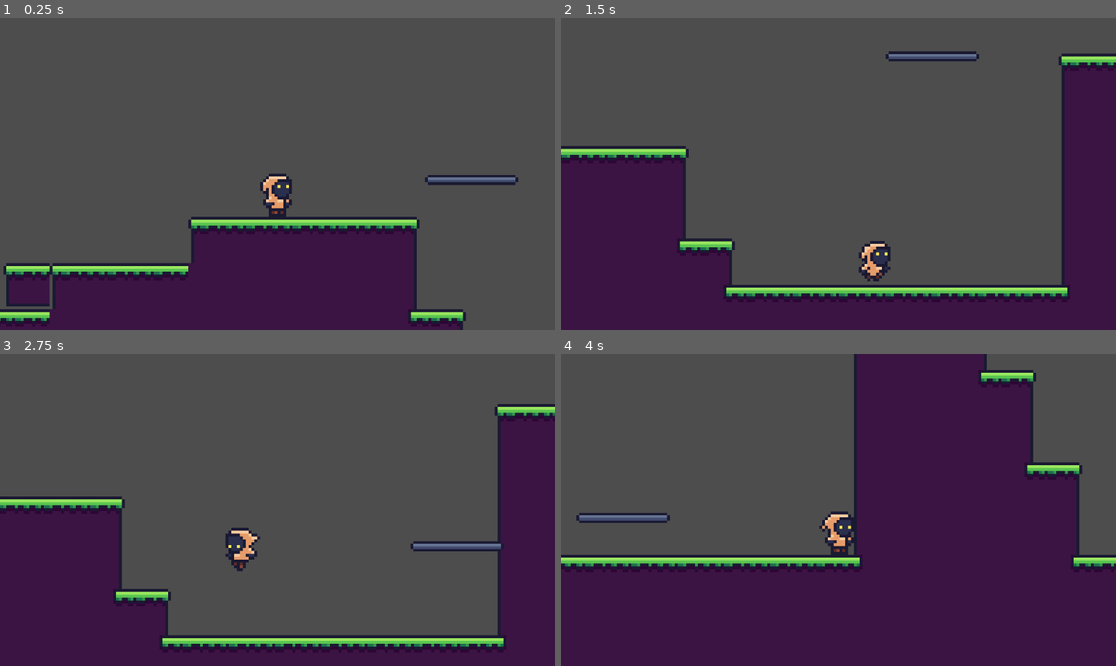
Above: before the commit, frames 1-4 (two rows, left to right).
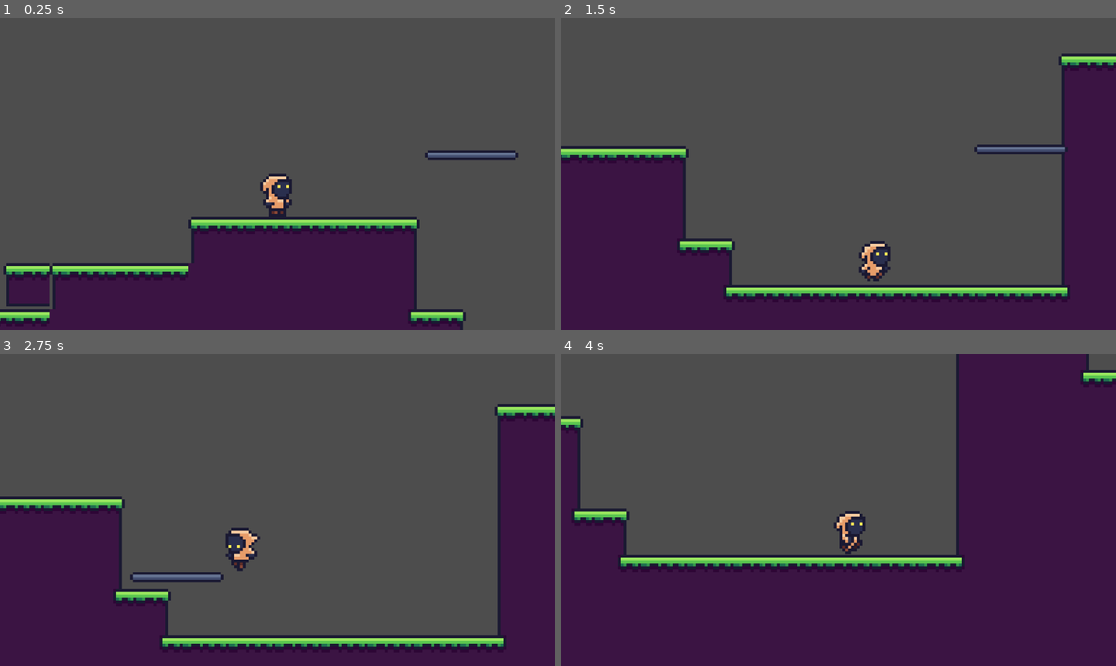
Above: after the commit, the same moments.

Repository: DomJF45/godot-tutorial
Game: Godot game, scene res://Assets/Scenes/Areas/area_1.tscn
The game is run twice, just before and just after one commit, with the same random seed, the same clock (stepped at 60 frames per second) and the same inputs.
Inputs:
- Up to frame 1 (0.25 s): no input
- Up to frame 2 (1.5 s): hold Shift (sprint, bound only after the commit) 0.53-1.28 s; hold D (move_right) from 0.53 s (still down); tap Space (jump) at 0.77, 0.8, 1.07, 1.35 s
- Up to frame 3 (2.75 s): tap Space (jump) at 1.52, 1.82, 2.3 s; tap Shift (sprint, bound only after the commit) at 1.55 s; release D (move_right) at 2.03 s; hold A (move_left) from 2.03 s (still down); hold Shift (sprint, bound only after the commit) from 2.03 s (still down)
- Up to frame 4 (4 s): release A (move_left) at 2.78 s; release Shift (sprint, bound only after the commit) at 2.78 s; hold D (move_right) from 2.78 s (still down); tap Shift (sprint, bound only after the commit) at 2.85 s; tap Space (jump) at 3.02, 3.32 s; hold Space (jump) from 3.53 s (still down)

The runs differ from the first frame. In frame 1, 1.0% of the frame differs, in the area x 76-94%, y 42-54%; in frame 2, 1.0%; in frame 3, 1.0%; in frame 4, 26%, in the area x 0-100%, y 0-70%.

Commit message:
add wall jump

Diff:
--- a/Assets/Scenes/Areas/area_1.tscn
+++ b/Assets/Scenes/Areas/area_1.tscn
@@ -342,17 +342,17 @@
 }
 point_count = 2
 
+[sub_resource type="Curve2D" id="Curve2D_7fk0h"]
+resource_local_to_scene = true
+_data = {
+"points": PackedVector2Array(0, 0, 0, 0, 0, 0, 0, 0, 0, 0, 0, -143)
+}
+point_count = 2
+
 [sub_resource type="Curve2D" id="Curve2D_8wi1m"]
 resource_local_to_scene = true
 _data = {
 "points": PackedVector2Array(0, 0, 0, 0, 0, 0, 0, 0, 0, 0, 129, 0)
-}
-point_count = 2
-
-[sub_resource type="Curve2D" id="Curve2D_7fk0h"]
-resource_local_to_scene = true
-_data = {
-"points": PackedVector2Array(0, 0, 0, 0, 0, 0, 0, 0, 0, 0, 0, -143)
 }
 point_count = 2
 
@@ -370,26 +370,30 @@
 [node name="Player" parent="." instance=ExtResource("2_8wi1m")]
 position = Vector2(511, -31)
 
-[node name="MovingPlatformLarge" parent="." instance=ExtResource("3_8wi1m")]
+[node name="MovingPlatforms" type="Node2D" parent="."]
 position = Vector2(652.763, -11.4388)
 scale = Vector2(1.01031, 0.852519)
+
+[node name="MovingPlatformLarge" parent="MovingPlatforms" instance=ExtResource("3_8wi1m")]
 curve = SubResource("Curve2D_ql8qi")
-path_time = 5.0
+path_time = 3.0
 looping = true
 transition = 0
 
-[node name="MovingPlatformLarge3" parent="." instance=ExtResource("3_8wi1m")]
-position = Vector2(896, -272)
-scale = Vector2(1, 0.827586)
+[node name="MovingPlatformLarge3" parent="MovingPlatforms" instance=ExtResource("3_8wi1m")]
+position = Vector2(240.755, -305.637)
+scale = Vector2(0.989795, 0.970754)
 curve = SubResource("Curve2D_nlyig")
-path_time = 5.0
-
-[node name="MovingPlatformLarge2" parent="." instance=ExtResource("3_8wi1m")]
-position = Vector2(784, -63)
+path_time = 3.0
+
+[node name="MovingPlatformLarge4" parent="MovingPlatforms" instance=ExtResource("3_8wi1m")]
+position = Vector2(278.367, 29.8396)
+scale = Vector2(0.989795, 1.17299)
+curve = SubResource("Curve2D_7fk0h")
+path_time = 3.0
+
+[node name="MovingPlatformLarge2" parent="MovingPlatforms" instance=ExtResource("3_8wi1m")]
+position = Vector2(129.898, -60.481)
+scale = Vector2(0.989795, 1.17299)
 curve = SubResource("Curve2D_8wi1m")
-path_time = 5.0
-
-[node name="MovingPlatformLarge" parent="MovingPlatformLarge2" instance=ExtResource("3_8wi1m")]
-position = Vector2(150, 77)
-curve = SubResource("Curve2D_7fk0h")
-path_time = 5.0
+path_time = 3.0
--- a/Assets/Scripts/player_controller.gd
+++ b/Assets/Scripts/player_controller.gd
@@ -3,18 +3,53 @@
 
 @export var speed = 10.0
 @export var jump_power = 10.0
+@export var wall_jump_pushback = 600
 
-var speed_multiplier = 30.0
+var speed_multiplier = 10.0
 var jump_multiplier = -30.0
 var direction = 0
+
+var just_wall_jumped = false
+var wall_jump_timer = 0.2 #seconds
+var wall_jump_time_left = 0.0
+
+var wall_slide_gravity = 50
+var is_wall_sliding = false
+
+var is_sprinting = false
+var sprint_multiplier = 3.0
+
+
 
 #const SPEED = 300.0
 #const JUMP_VELOCITY = -400.0
 
+func jump(event):
+	if event.is_action_pressed("jump"):
+		if is_on_floor():
+			velocity.y = jump_power * jump_multiplier
+		elif is_on_wall():
+			velocity.y = jump_power * jump_multiplier
+			if Input.is_action_pressed("move_right"):
+				velocity.x = -wall_jump_pushback
+			elif Input.is_action_pressed("move_left"):
+				velocity.x = wall_jump_pushback
+			just_wall_jumped = true
+			wall_jump_time_left = wall_jump_timer
+
+func sprint(event):
+	if is_on_floor():
+		if Input.is_action_pressed("sprint"):
+			is_sprinting = true
+		elif Input.is_action_just_released("sprint"):
+			is_sprinting = false
+
+
+
 func _input(event):
 	# Handle jump.
-	if event.is_action_pressed("jump") and is_on_floor():
-		velocity.y = jump_power * jump_multiplier
+	jump(event)
+	sprint(event)
 
 	if event.is_action_pressed("move_down"):
 		# use the physics layer
@@ -22,18 +57,42 @@
 	else:
 		set_collision_mask_value(10, true)
 
+func wall_slide(delta):
+	if is_on_wall() and !is_on_floor():
+		if Input.is_action_pressed("move_left") or Input.is_action_pressed("move_right"):
+			is_wall_sliding = true
+		else:
+			is_wall_sliding = false
+	else:
+		is_wall_sliding = false
+
+	if is_wall_sliding:
+		velocity.y += (wall_slide_gravity * delta)
+		velocity.y = min(velocity.y, wall_slide_gravity)
+
+
 func _physics_process(delta: float) -> void:
+	#wall jump timer
+	if wall_jump_time_left > 0:
+		wall_jump_time_left -= delta
+		if wall_jump_time_left <= 0:
+			just_wall_jumped = false
+
+	wall_slide(delta)
+
 	# Add the gravity.
 	if not is_on_floor():
 		velocity += get_gravity() * delta
 
-
-
 	# Get the input direction and handle the movement/deceleration.
 	# As good practice, you should replace UI actions with custom gameplay actions.
 	direction = Input.get_axis("move_left", "move_right")
+	var current_speed_multiplier = speed_multiplier
+	if is_sprinting:
+		current_speed_multiplier *= sprint_multiplier
+
 	if direction:
-		velocity.x = direction * speed * speed_multiplier
+		velocity.x = direction * speed * current_speed_multiplier
 	else:
 		velocity.x = move_toward(velocity.x, 0, speed * speed_multiplier)
 
--- a/project.godot
+++ b/project.godot
@@ -38,6 +38,11 @@
 "events": [Object(InputEventKey,"resource_local_to_scene":false,"resource_name":"","device":-1,"window_id":0,"alt_press …(192 unchanged characters)…
 ]
 }
+sprint={
+"deadzone": 0.2,
+"events": [Object(InputEventKey,"resource_local_to_scene":false,"resource_name":"","device":-1,"window_id":0,"alt_pressed":false,"shift_pressed":false,"ctrl_pressed":false,"meta_pressed":false,"pressed":false,"keycode":0,"physical_keycode":4194325,"key_label":0,"unicode":0,"location":0,"echo":false,"script":null)
+]
+}
 
 [layer_names]
 
